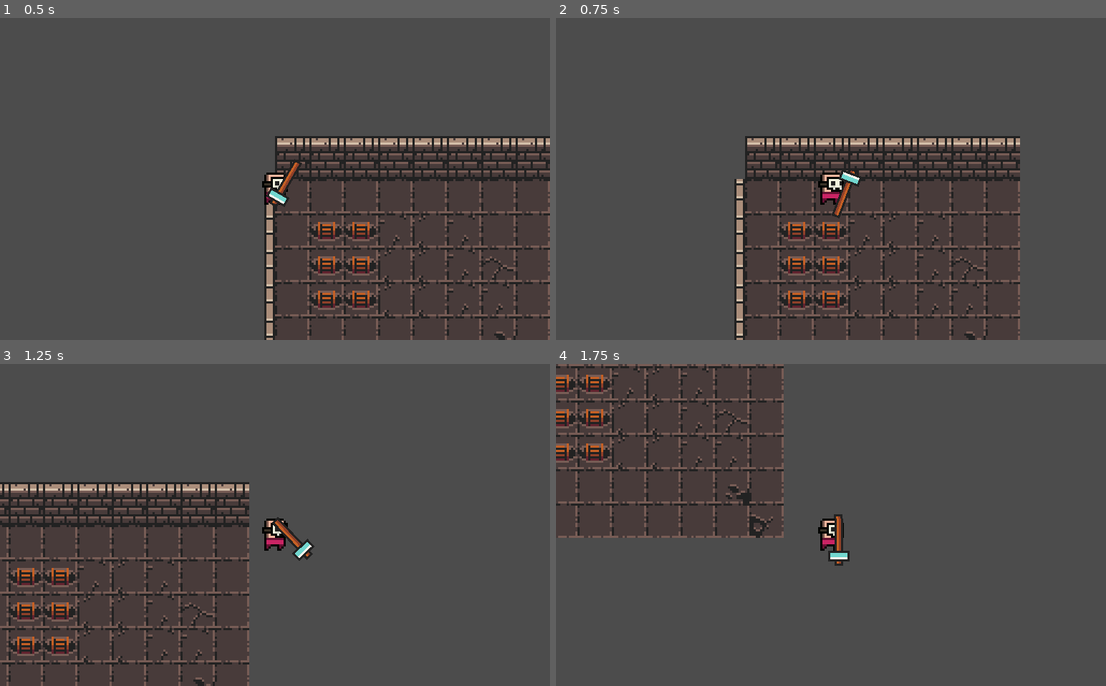
Above: before the commit, frames 1-4 (two rows, left to right).
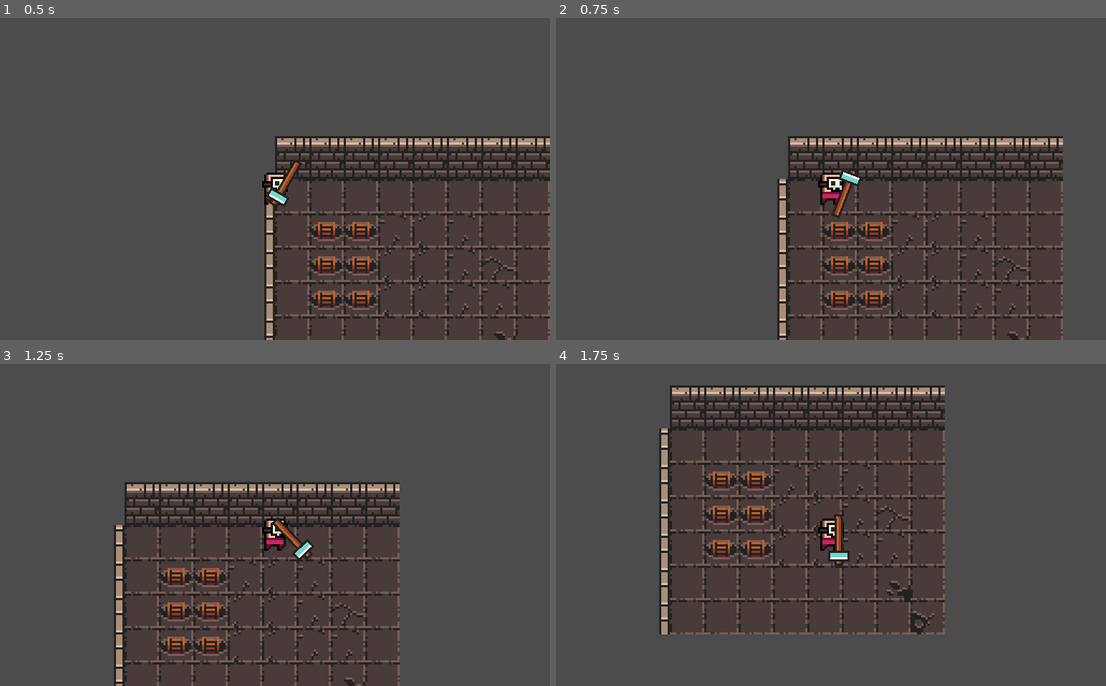
Above: after the commit, the same moments.

Repository: sugarvoid/gargun-valley
Game: Godot game, scene res://Game.tscn
Same seed, same stepped clock (60 frames per second), same inputs: the game is played once before the commit and once after it. The project has no main scene, so this scene is started directly.
Inputs (mouse positions are in pixels of both pictures, inside the frame that each line leads up to):
- Up to frame 1 (0.5 s): no input
- Up to frame 2 (0.75 s): tap Enter at 0.5 s; move the mouse to (952, 162) at 0.52 s; hold Right (ui_right) from 0.53 s (still down); click (952, 162) at 0.6 s
- Up to frame 3 (1.25 s): keep holding Right (ui_right)
- Up to frame 4 (1.75 s): move the mouse to (721, 541) at 1.27 s; release Right (ui_right) at 1.28 s; hold Down (ui_down) from 1.28 s (still down); click (721, 541) at 1.35 s

Frame 1 is identical in both runs. In frame 2, 13% of the frame differs, in the area x 32-93%, y 36-100%; in frame 3, 17%; in frame 4, 18%, in the area x 0-71%, y 0-84%.

Commit message:
Changed player movement

Diff:
--- a/player.gd
+++ b/player.gd
@@ -1,24 +1,19 @@
 extends KinematicBody2D
 
-export (int) var speed = 200
-
-var velocity = Vector2()
+var speed: int = 100
+var velocity = Vector2.ZERO
 
 func get_input():
-	velocity = Vector2()
-	if Input.is_action_pressed("ui_right"):
-		velocity.x += 1
-	if Input.is_action_pressed("ui_left"):
-		velocity.x -= 1
-	if Input.is_action_pressed("ui_down"):
-		velocity.y += 1
-	if Input.is_action_pressed("ui_up"):
-		velocity.y -= 1
-	velocity = velocity.normalized() * speed
+	var direction: Vector2 = Vector2(
+		Input.get_action_strength("ui_right") - Input.get_action_strength("ui_left"),
+		Input.get_action_strength("ui_down") - Input.get_action_strength("ui_up")
+	)
+	if direction.length() > 1.0:
+		direction = direction.normalized()
+	move_and_slide(speed * direction)
 
 func _physics_process(delta):
 	$Sprite/Hand/Weapon.look_at(get_global_mouse_position())
-
 	get_input()
 	velocity = move_and_slide(velocity)
 
